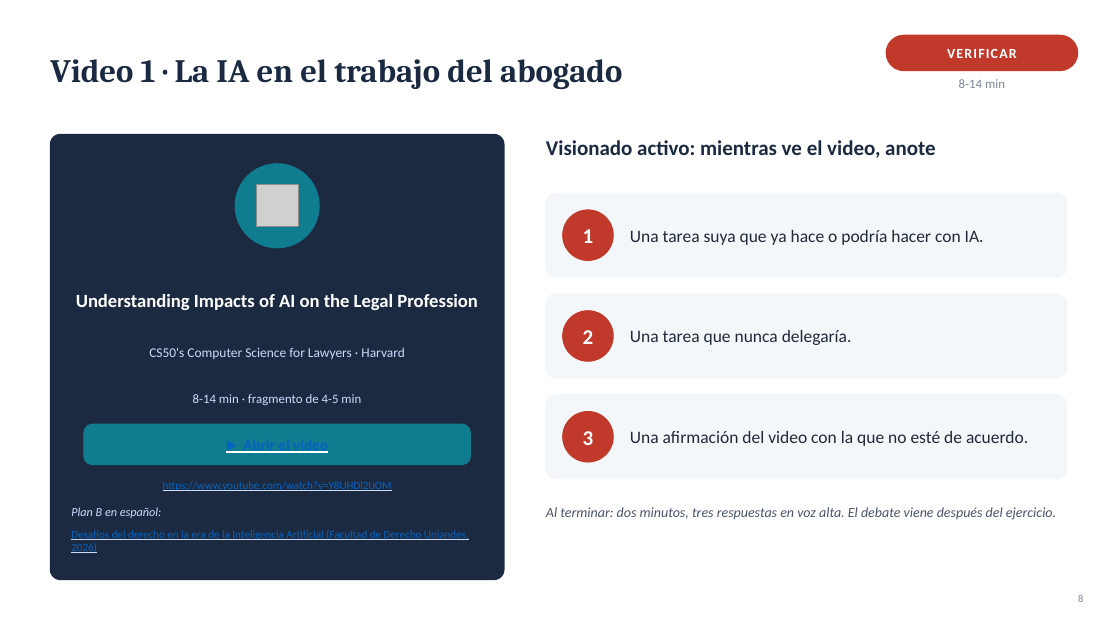
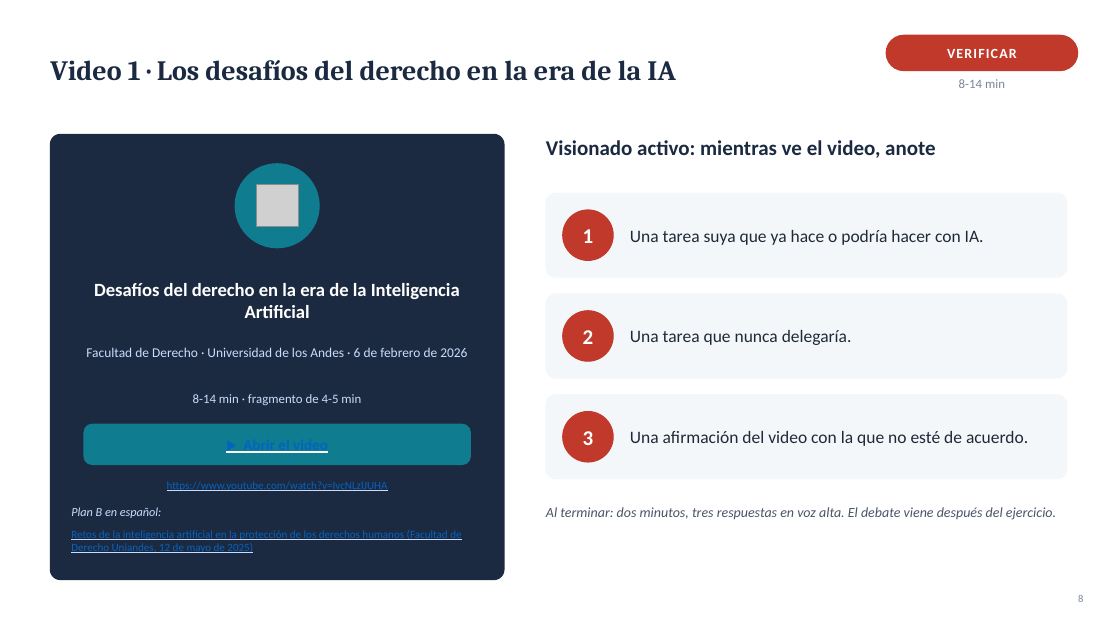
Before and after one commit to Arturoramos22/Arturoramos22, a slide deck: slide 8 of conferencia-derecho-tecnologia/DIAPOSITIVAS.pptx. Drawn at 1120x630 pixels with LibreOffice and Linux fonts; fonts in the diff are those of the drawing; grey boxes stand for pictures. Boxes give left, top, right and bottom in pixels: in the first picture for what was removed or moved away, otherwise in the second. Text is boxed around its words. In the diff, an @@ line names an element or a change of style, - is before the commit and + after.

```diff
--- a/conferencia-derecho-tecnologia/DIAPOSITIVAS.pptx
+++ b/conferencia-derecho-tecnologia/DIAPOSITIVAS.pptx
@@ text at (50, 60, 675, 81): text changed; size 28 to 24 pt @@
-Video 1 · La IA en el trabajo del abogado
+Video 1 · Los desafíos del derecho en la era de la IA
@@ text at (94, 283, 460, 318): text changed @@
-Understanding Impacts of AI on the Legal Profession
+Desafíos del derecho en la era de la Inteligencia Artificial
@@ text at (86, 347, 467, 357): text changed @@
-CS50's Computer Science for Lawyers · Harvard
+Facultad de Derecho · Universidad de los Andes · 6 de febrero de 2026
@@ text at (167, 481, 388, 491): text changed @@
-https://www.youtube.com/watch?v=Y8UHDl2IJOM
+https://www.youtube.com/watch?v=IvcNLzlJUHA
@@ text at (71, 530, 461, 553): text changed @@
-Desafíos del derecho en la era de la Inteligencia Artificial (Facultad de Derecho Uniandes, 2026)
+Retos de la inteligencia artificial en la protección de los derechos humanos (Facultad de Derecho Uniandes, 12 de mayo de 2025)
```
Also in this commit, not shown: 9 other slides changed, 6 other files.
